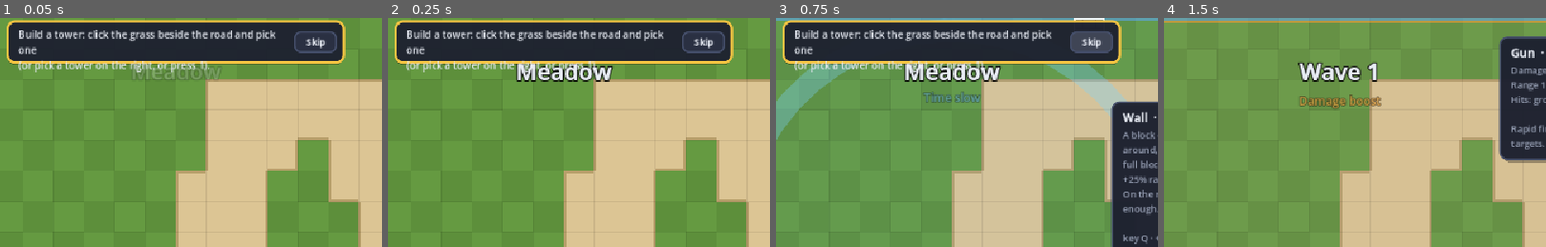
Above: before the commit, frames 1-4 (left to right).
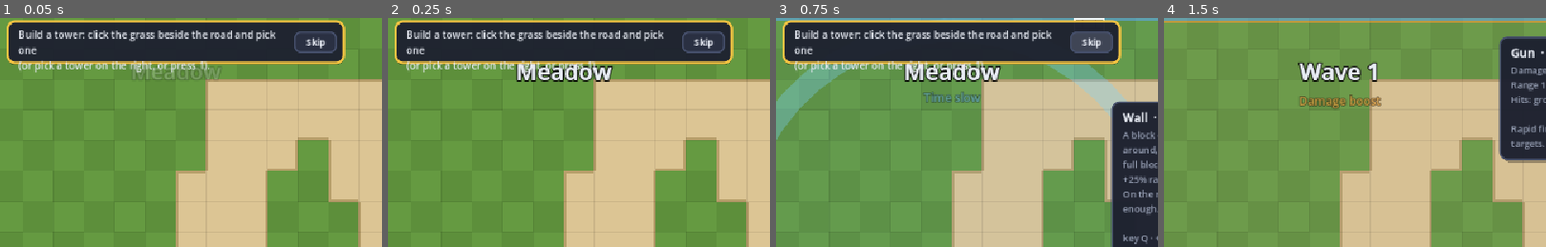
Above: after the commit, the same moments.

Repository: DonnyPlease/tower_defense
Game: Godot game, scene res://scenes/game.tscn
Two runs of this game, one before a commit and one after it. Both use one fixed random seed, a clock stepped at 60 frames per second and the inputs below. This scene is started directly instead of the project's main scene.
Inputs (mouse positions are % of the whole screen's width and height, from its top left):
- Up to frame 1 (0.05 s): no input
- Up to frame 2 (0.25 s): no input
- Up to frame 3 (0.75 s): tap Enter at 0.5 s; move the mouse to (62, 5) at 0.52 s; hold W from 0.53 s (still down); tap Q at 0.6 s; click (62, 5) at 0.67 s
- Up to frame 4 (1.5 s): tap Space at 0.77 s; move the mouse to (92, 18) at 1.27 s; release W at 1.28 s; hold S from 1.28 s (still down); tap E at 1.35 s; click (92, 18) at 1.42 s
The pictures show only the part of the screen within x 21-71%, y 0-50%; the shares and areas given below are measured in that part.

The runs differ from the first frame. In frame 1, 1.3% of the frame differs, in the area x 2-90%, y 5-23%; in frame 2, 1.3%, in the area x 2-90%, y 5-24%; in frame 3, 1.3%; in frame 4, nothing differs.

Commit message:
The tutorial's box grows with its hint (the first one spilled out of it)
Co-Authored-By: Claude Opus 5.5 <noreply@anthropic.com>
Claude-Session: https://claude.ai/code/session_017BvZUs3QDPEXzAqvg4PG1U

Diff:
--- a/src/ui/tutorial.gd
+++ b/src/ui/tutorial.gd
@@ -44,9 +44,9 @@
 
 
 func _draw() -> void:
-	Paint.fill_rounded_rect(self, 0, 3, W, H, 10, Color(0, 0, 0, 0.3))
-	Paint.fill_rounded_rect(self, 0, 0, W, H, 10, Color(Palette.PANEL, 0.95))
-	Paint.stroke_rounded_rect(self, 0, 0, W, H, 10, 2, Palette.GOLD)
+	Paint.fill_rounded_rect(self, 0, 3, W, size.y, 10, Color(0, 0, 0, 0.3))
+	Paint.fill_rounded_rect(self, 0, 0, W, size.y, 10, Color(Palette.PANEL, 0.95))
+	Paint.stroke_rounded_rect(self, 0, 0, W, size.y, 10, 2, Palette.GOLD)
 
 
 ## Called every frame: moves on once the player did what the hint asks.
@@ -92,6 +92,12 @@
 	if _label != null and TEXT.has(step):
 		_label.show_text(TEXT[step])
 		_label.set_wrap(W - 90)
+		# As tall as the hint needs, the text and the Skip button in the middle.
+		var h: float = maxf(H, _label.size.y + 16)
+		size.y = h
+		_label.move_to(14, h / 2)
+		skip_button.position.y = (h - skip_button.size.y) / 2
+		queue_redraw()
 
 
 ## The hint showing now ("" when the tutorial is over).
